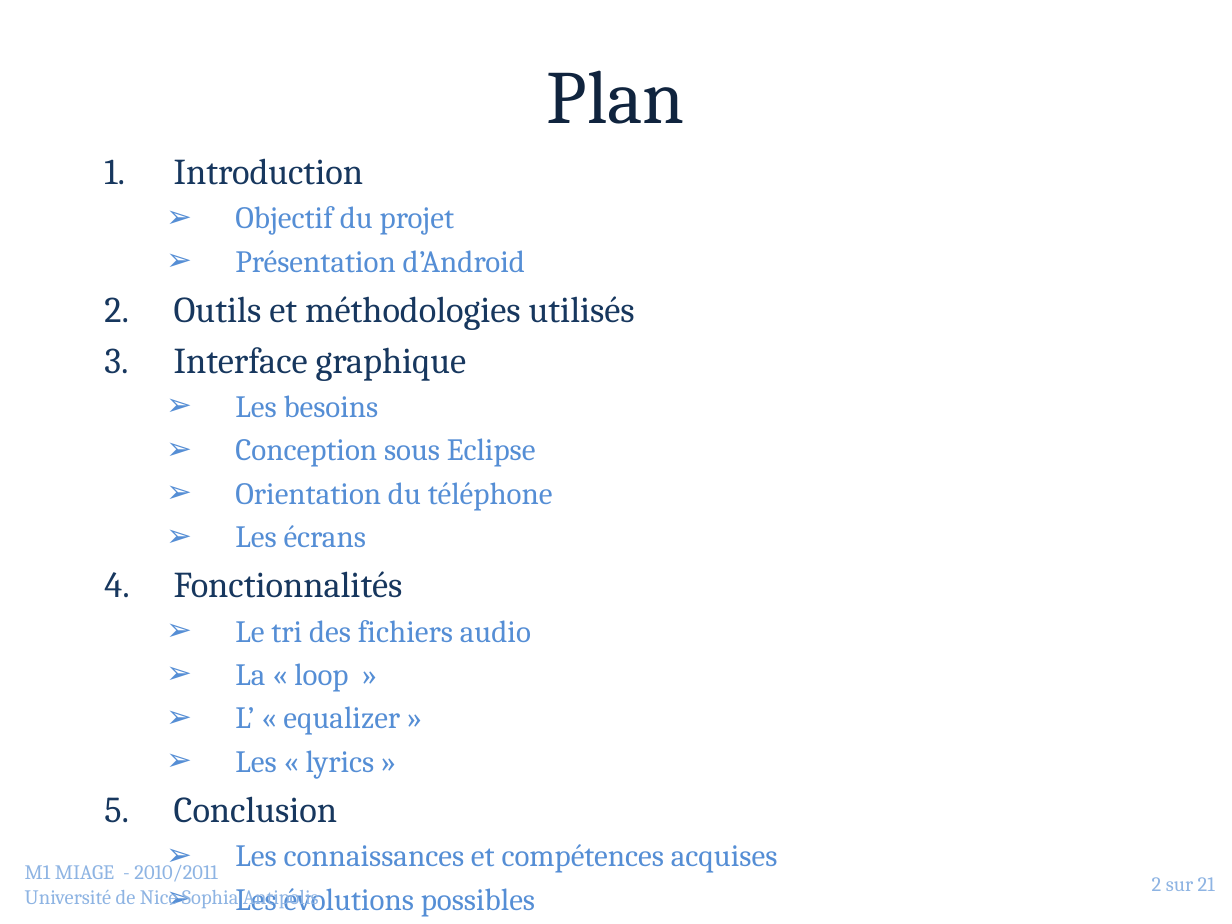
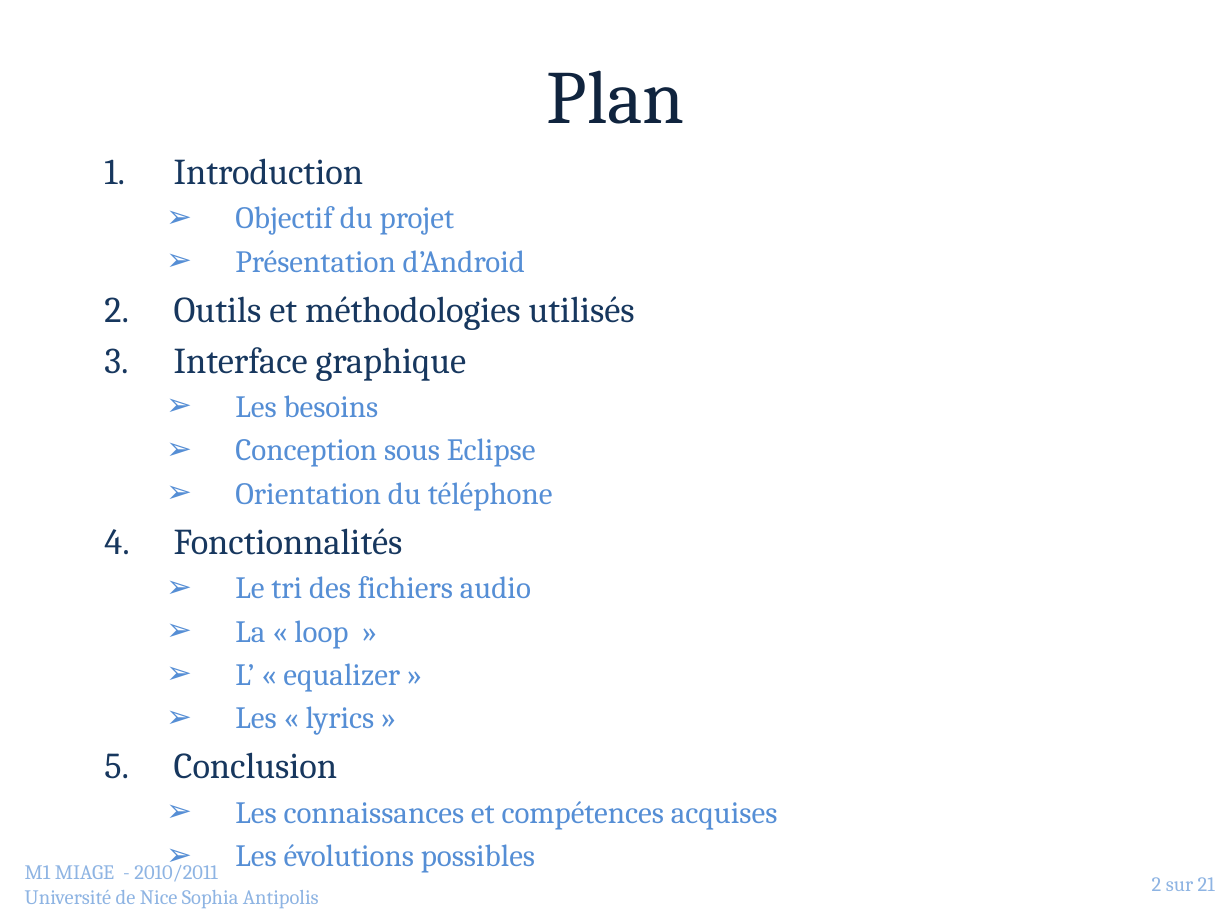
Before and after one commit to jlespagnard/android-advanced-player, a slide deck: slide 2 of AAP/docs/Presentation.pptx. Drawn at 1232x924 pixels with LibreOffice and Linux fonts; fonts in the diff are those of the drawing; background and template pictures are left out. Boxes give left, top, right and bottom in pixels: in the first picture for what was removed or moved away, otherwise in the second. Text is boxed around its words. In the diff, an @@ line names an element or a change of style, - is before the commit and + after.

```diff
--- a/AAP/docs/Presentation.pptx
+++ b/AAP/docs/Presentation.pptx
@@ subtitle at [235, 525, 366, 547]: paragraph removed @@
-  ➢ Les écrans
```
Also in this commit, not shown: 1 other slide changed, 3 other files.
